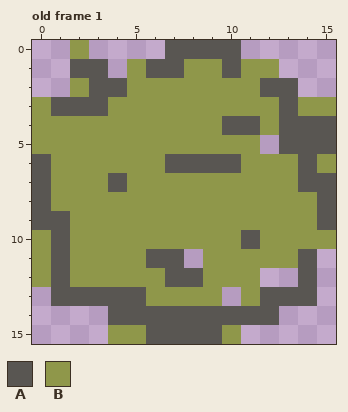
Pixel-art file, stored at rock.ase. Above: the version before the commit.
16x16 pixels, 1 frame. Shown: old frame 1. The commit also changed other frames, which this record leaves out.
Palette (. is transparent): A #595652  B #8f974a
Pixels before, old frame 1, first column x 0:
 0 ..B....AAAA.....
 1 ..AA.BAABBABB...
 2 ..BAABBBBBBBAA..
 3 BAAABBBBBBBBBABB
 4 BBBBBBBBBBAABAAA
 5 BBBBBBBBBBBB.AAA
 6 ABBBBBBAAAABBBAB
 7 ABBBABBBBBBBBBAA
 8 ABBBBBBBBBBBBBBA
 9 AABBBBBBBBBBBBBA
10 BABBBBBBBBBABBBB
11 BABBBBAA.BBBBBA.
12 BABBBBBAABBB..A.
13 .AAAAABBBB.BAAA.
14 ....AAAAAAAAA...
15 ....BBAAAAB.....
The same view after the edit:
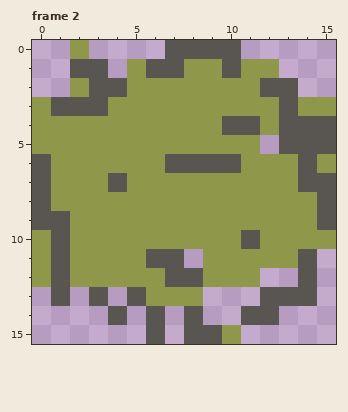
A new or re-ordered frame is compared with the old frame closest to it.
What changed:
frames 1 -> 9
Frame 2 is new; against old frame 1:
Colour A is removed in row 13 at x 2 and 4; in row 14 at x 5, 7 and 9 to 10; in row 15 at x 7.
Colour B is removed in row 13 at x 9 and 11; in row 15 at x 4 to 5.
Where, in picture pixels (left, top, right, bottom), the same in both pictures:
erased: (70, 287, 260, 344)
